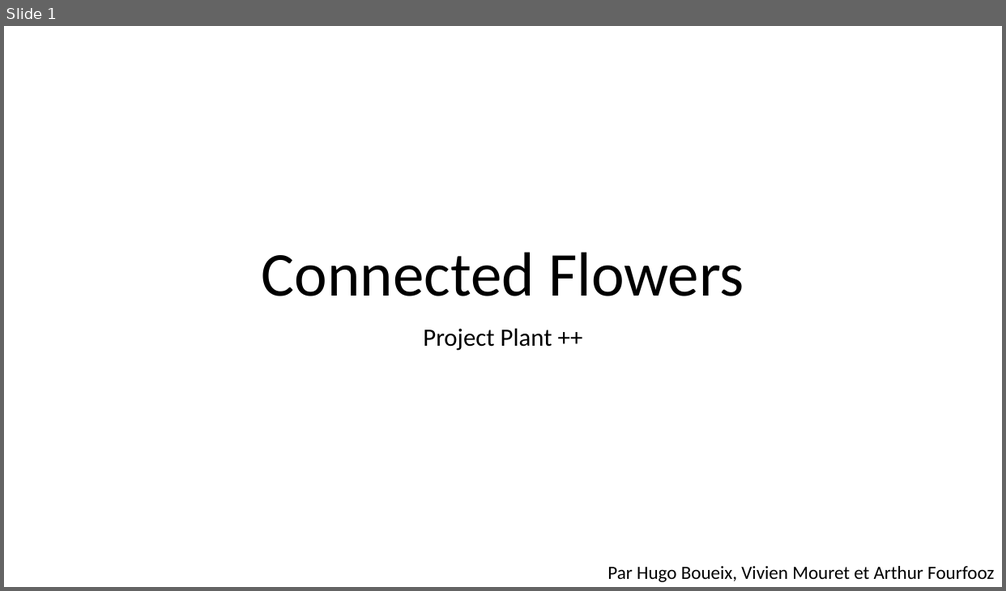
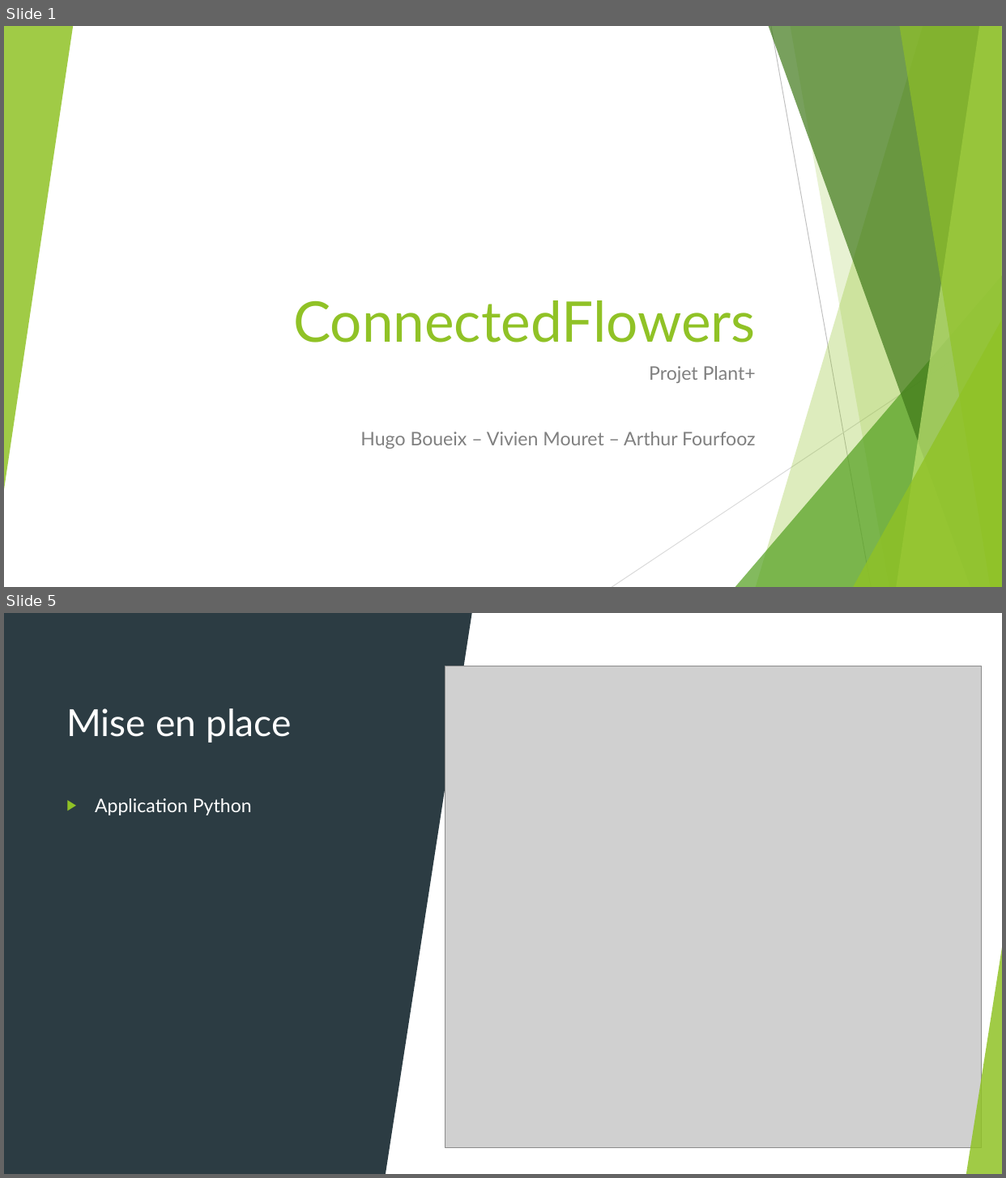
Before and after one commit to hboueix/ConnectedFlowers, a slide deck: Plant+.pptx. Shown one above the other, each under a label of ours: slide 1 before the commit, slides 1 and 5 after it; the slides between them are not shown. The pictures are 1006x591 and 1006x1178 pixels, drawn with LibreOffice and Linux fonts; fonts in the diff are those of the drawing; grey boxes stand for pictures. Boxes give left, top, right and bottom in pixels: in the first picture for what was removed or moved away, otherwise in the second. Text is boxed around its words. In the diff, an @@ line names an element or a change of style, - is before the commit and + after.

```diff
--- a/Plant+.pptx
+++ b/Plant+.pptx
@@ slide 5 added at [4, 613, 1002, 1174], background #FFFFFF; not listed: 9 template elements that a slide beside it also shows @@
@@ rectangle added at [4, 613, 1002, 1174], fill #FFFFFF @@
@@ rectangle added at [4, 613, 386, 1174], fill #2C3C43 @@
@@ triangle added at [386, 613, 473, 1174], fill #2C3C43 @@
@@ picture added at [445, 666, 981, 1148] @@
@@ title added at [66, 709, 292, 743], 36 pt, text #FFFFFF @@
+Mise en place
@@ text added at [95, 798, 252, 815], 18 pt, text #FFFFFF @@
+▶ Application Python
@@ triangle added at [4, 942, 40, 1174], fill #90C226 at 85% opacity @@
@@ triangle added at [967, 942, 1002, 1174], fill #90C226 at 85% opacity @@
@@ slide 1 changed as well @@
@@ group added at [4, 26, 1002, 587]: 5 freeform shapes, 3 triangles, 2 lines @@
@@ title at [293, 301, 756, 343]: text changed; size 60 to 54 pt; font Calibri to Lato; text colour #000000 to #90C226 @@
-Connected Flowers
+ConnectedFlowers
@@ subtitle at [360, 366, 756, 449]: text changed; size 24 to 18 pt; font Calibri to Lato; text colour #000000 to #808080 @@
-Project Plant ++
+Projet Plant+
+Hugo Boueix – Vivien Mouret – Arthur Fourfooz
@@ text removed at [607, 566, 994, 582] @@
-Par Hugo Boueix, Vivien Mouret et Arthur Fourfooz
```
Also in this commit, not shown: 1 other slide changed, 4 other slides added, 5 slides removed, 1 other file.
